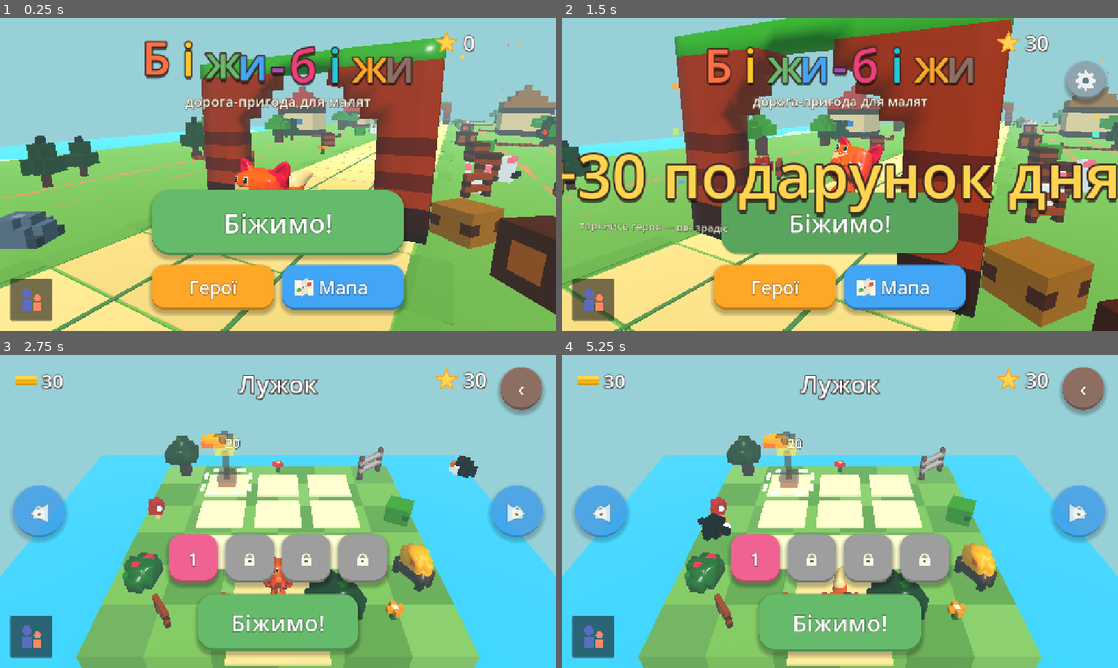
Above: before the commit, frames 1-4 (two rows, left to right).
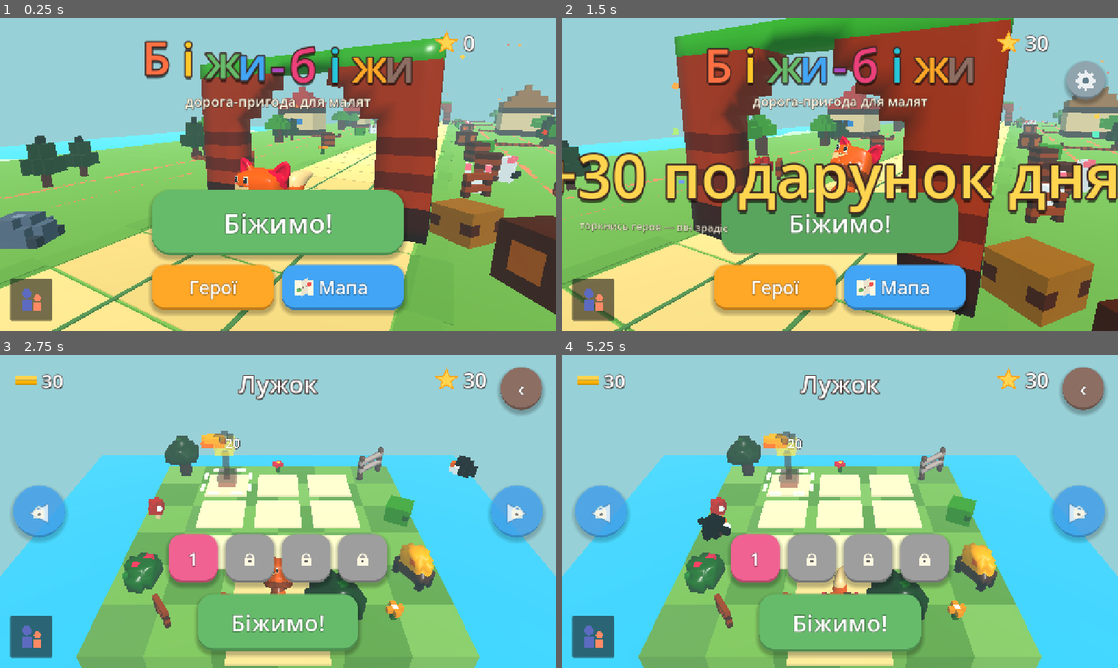
Above: after the commit, the same moments.

Repository: MykolaMamonchuk/MGP-01-run
Game: Godot game, scene res://src/run3d/run3d.tscn
The game is run twice, just before and just after one commit, with the same random seed, the same clock (stepped at 60 frames per second) and the same inputs.
Inputs (mouse positions are in pixels of both pictures, inside the frame that each line leads up to):
- Up to frame 1 (0.25 s): no input
- Up to frame 2 (1.5 s): tap Enter at 0.5 s; move the mouse to (962, 158) at 0.52 s; hold Right 0.53-1.25 s; hold Shift 0.53-1.25 s; click (962, 158) at 0.67 s; tap Space at 0.77, 1.07 s; drag from (728, 190) to (812, 237) at 1.27 s
- Up to frame 3 (2.75 s): move the mouse to (333, 442) at 2.02 s; hold Right from 2.03 s (still down); tap Ctrl at 2.1 s
- Up to frame 4 (5.25 s): release Right at 2.75 s; drag from (812, 574) to (673, 464) at 2.77 s; move the mouse to (1006, 558) at 3.52 s; hold Left 3.53-4.25 s; tap 2 at 3.6 s; tap Space at 3.77, 4.07 s; drag from (673, 464) to (756, 433) at 4.27 s; move the mouse to (867, 511) at 5.02 s; hold Down from 5.03 s (still down); tap 4 at 5.1 s; click (867, 511) at 5.17 s

The runs differ from the first frame. In frame 1, less than 0.1% of the frame differs, in the area x 46-52%, y 51-55%; in frame 2, 0.1%, in the area x 48-56%, y 42-55%; in frame 3, less than 0.1%; in frame 4, less than 0.1%.

Commit message:
fix: вимкнути хибний пошук торбинки для fox/fawn, згладити меш dolphine
fox/fawn: rig_zones.side_mark вимикає геометричний детектор бічних
наростів — на грубому low-poly тулубі він ловив випадкові горбики й
розкидав колір "mark" плямами по всьому тілу замість жодної торбинки
(референс жодного з двох її не має).

dolphine: rig_fix.py отримав --shade-smooth (Blender shade_smooth_by_angle,
поріг 45°) — модель мала грубішу поліїню за інших героїв і рендерилась
фасетовано; тепер тулуб гладкий, гострі ребра (плавники) лишились різкими.
Оригінал у dolphine.glb.bak (не трекається).

Co-Authored-By: Claude Sonnet 5 <noreply@anthropic.com>

Diff:
--- a/data/heroes.json
+++ b/data/heroes.json
@@ -11,7 +11,7 @@
                              "ear_l": "Bone_030", "ear_r": "Bone_028",
                              "fl": "Bone_020", "fr": "Bone_024", "bl": "Bone_007", "br": "Bone_011",
                              "tail": ["Bone_016", "Bone_015", "Bone_014", "Bone_013", "Bone_012"]},
-               "rig_zones": {"bag_x": 0.9, "muzzle_depth": 0.5, "muzzle_height": 0.4},
+               "rig_zones": {"muzzle_depth": 0.5, "muzzle_height": 0.4, "side_mark": false},
                "parts": {"body": "hero_body_lys_ai", "head": "hero_head_lys_ai", "leg": "hero_leg_lys_ai", "tail": "hero_tail_lys_ai", "ear": "hero_ear_lys_ai"},
                "power": {"id": "fox_leap", "name_uk": "Хитрий стрибок", "duration": 6.0, "charge": 100, "voice": "power_fox_leap"},
                "unlock": {"type": "start"},                            "stats": {"hearts": 3, "magnet": 1.0, "speed": 1.05, "luck": 1.0}},
@@ -21,6 +21,7 @@
                              "fl": "Bone_019", "fr": "Bone_022", "bl": "Bone_010", "br": "Bone_013",
                              "tail": ["Bone_007", "Bone_006", "Bone_005"]},
                "rig_face": {"scale": 0.6, "y": 0.48},
+               "rig_zones": {"side_mark": false},
                "parts": {"body": "hero_body_spots", "head": "hero_head", "leg": "hero_leg", "tail": "hero_tail_deer", "ear": "hero_ear_deer"},
                "power": {"id": "deer_charge", "name_uk": "Роги напролом", "duration": 6.0, "charge": 100, "voice": "power_deer_charge"},
                "unlock": {"type": "home"},                             "stats": {"hearts": 3, "magnet": 1.0, "speed": 1.1,  "luck": 1.0}},
--- a/src/run3d/hero_rig.gd
+++ b/src/run3d/hero_rig.gd
@@ -109,6 +109,8 @@
 	"belly": 0.42,          ## нижні 42 % тулуба — світліший животик
 	"nose_tip": 0.22,       ## передні 22 % писка — темний носик (і лише верхня половина, див. NOSE_TIP_Y)
 	"bag_x": 0.98,          ## наскільки далі за півширину тулуба має стирчати вершина, щоб це була торба
+	"side_mark": true,      ## шукати бічні нарости (торбинку) геометрією — вимкни, якщо в героя її нема:
+	                        ## на грубому low-poly тулубі детектор ловить випадкові горбики замість торбинки
 }
 
 ## Кінчик носа — це ще й ВЕРХНЯ половина писка: під ним губа й підборіддя, вони кремові.
@@ -1657,7 +1659,7 @@
 	# бічні нарости (сумки) — локальний пошук, працює й там, де `bag_x` сліпий.
 	# Фарбуємо їх лише коли стиль сам не малює акценти тулуба (сердечко єдинорога)
 	var side_flags := _side_scan(faces, mark_cx)
-	var side_paint := not _style.has("chest_heart")
+	var side_paint := not _style.has("chest_heart") and bool(_zones.get("side_mark", true))
 	for m in range(_meshes.size()):
 		var mi := _meshes[m]
 		if mi.mesh == null or m >= per_mesh.size():
@@ -1738,7 +1740,7 @@
 						zone = zone_for(role, l, _zones, above)
 						# стара евристика торбинки за `bag_x` — лишилась як запасний варіант
 						var dx := cent[f].x - bag_cx
-						if bag_x > 0.0 and TORSO_ROLES.has(role) \
+						if side_paint and bag_x > 0.0 and TORSO_ROLES.has(role) \
 								and absf(dx) > bag_x \
 								and (bag_side_sign == 0 or signf(dx) == float(bag_side_sign)) \
 								and l.y >= BAG_Y_LO and l.y <= BAG_Y_HI:
--- a/tests/test_hero_rig.gd
+++ b/tests/test_hero_rig.gd
@@ -868,12 +868,11 @@
 	for role in ["hips", "spine", "neck", "head", "ear_l", "ear_r", "fl", "fr", "bl", "br", "tail"]:
 		assert_true(bones.has(role), "роль %s задана руками" % role)
 	assert_eq(String(lys.get("accent", "")), "#FBE3C4", "акцент лисеняти — кремовий кінчик хвоста")
-	assert_eq(String(lys.get("mark", "")), "#FF8F73", "торбинка збоку — коралова")
-	# після переходу на грані (центроїд «всередині» боку) поріг торбинки довелось опустити
+	assert_eq(String(lys.get("mark", "")), "#FF8F73", "колір позначки лишився в даних (про запас)")
+	# референс fox-texture.png не має торбинки взагалі: детектор бічних наростів на грубому
+	# low-poly тулубі ловив випадкові горбики замість неї — вимкнено (13.09.2026, MEMORY.md)
 	var zones := HeroRig.zones_of(lys)
-	assert_almost_eq(float(zones["bag_x"]), 0.9, 0.0001, "поріг торбинки лисеняти — 0,9 півширини")
-	assert_lt(float(zones["bag_x"]), float(HeroRig.DEFAULT_ZONES["bag_x"]),
-		"центроїди граней ближчі до осі, ніж вершини — поріг нижчий за дефолт")
+	assert_false(bool(zones.get("side_mark", true)), "у лисеняти торбинки нема — пошук вимкнено")
 
 
 ## Єдиноріг: другий ригнутий герой, зі стилем розмальовки. Моделі `unicorn.glb` у репо ще
Binary file changed: assets/models/dolphine.glb
Not shown, changed: tools/rig_fix.py
